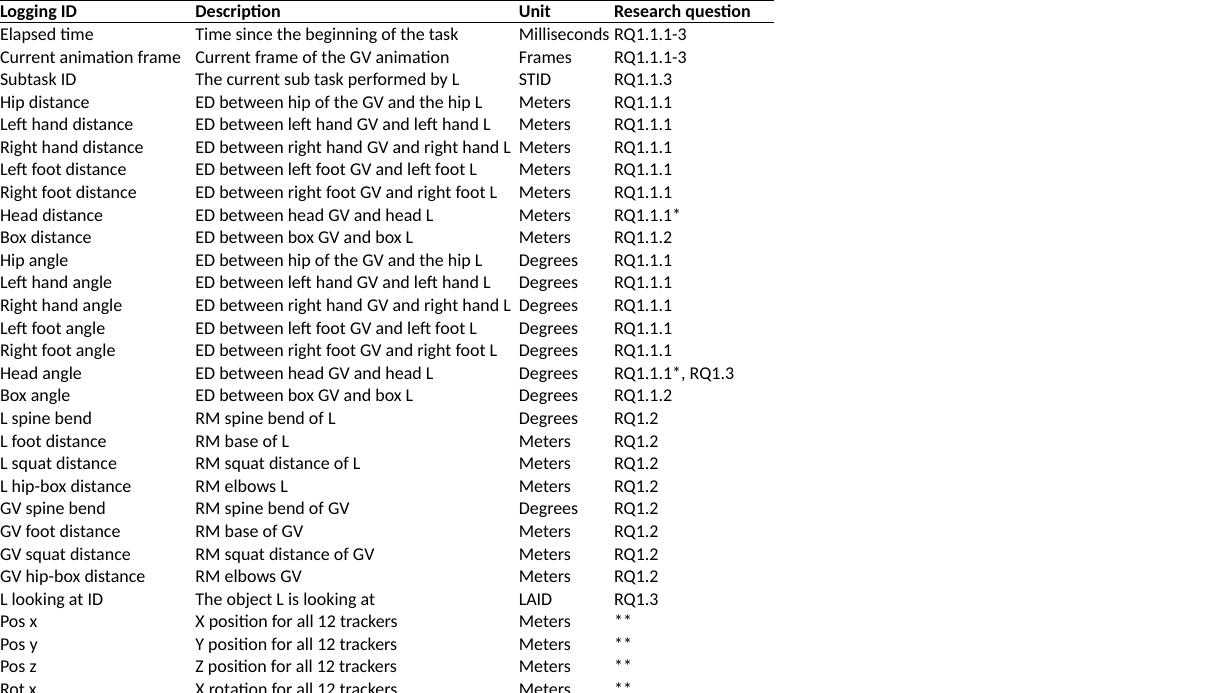
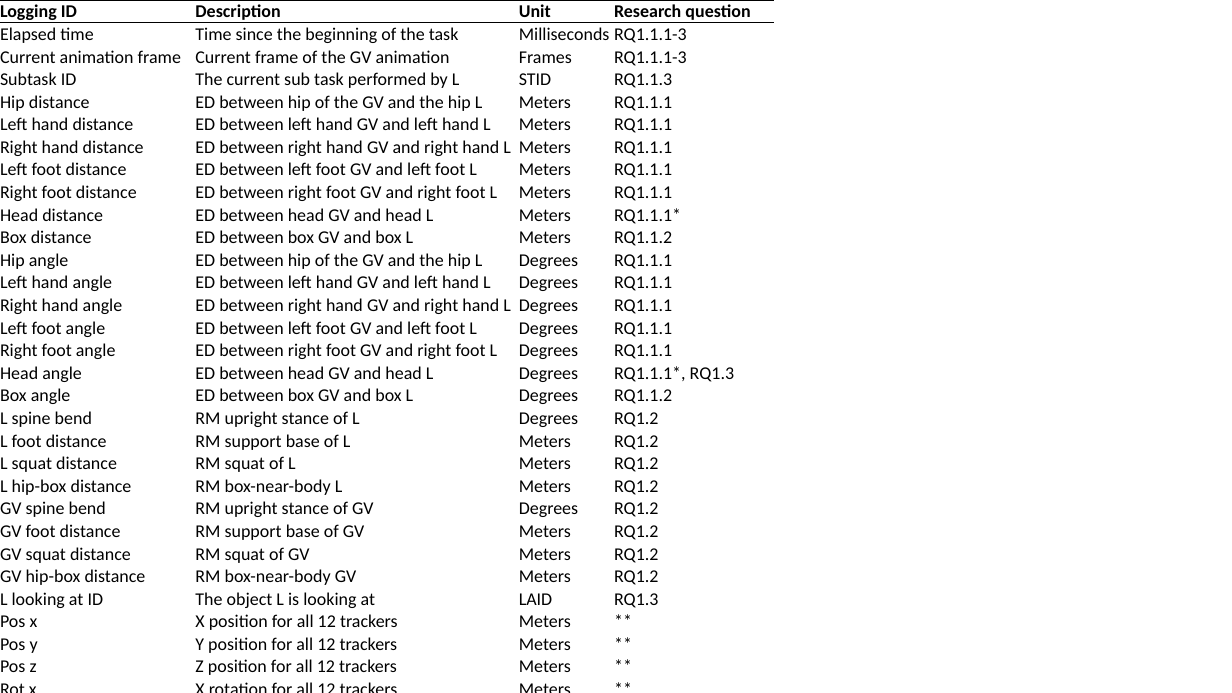
Before and after one commit to stefanfeyer/masters__thesis, a slide deck: slide 3 of figures/thesis_renderer.pptx. Drawn at 1232x693 pixels with LibreOffice and Linux fonts; fonts in the diff are those of the drawing. Boxes give left, top, right and bottom in pixels: in the first picture for what was removed or moved away, otherwise in the second. Text is boxed around its words. In the diff, an @@ line names an element or a change of style, - is before the commit and + after.

```diff
--- a/figures/thesis_renderer.pptx
+++ b/figures/thesis_renderer.pptx
@@ table at bbox=[0, 0, 774, 693] @@
-row 19, column 2: RM spine bend of L
+row 19, column 2: RM upright stance of L
-row 20, column 2: RM base of L
+row 20, column 2: RM support base of L
-row 21, column 2: RM squat distance of L
+row 21, column 2: RM squat of L
-row 22, column 2: RM elbows L
+row 22, column 2: RM box-near-body L
-row 23, column 2: RM spine bend of GV
+row 23, column 2: RM upright stance of GV
-row 24, column 2: RM base of GV
+row 24, column 2: RM support base of GV
-row 25, column 2: RM squat distance of GV
+row 25, column 2: RM squat of GV
-row 26, column 2: RM elbows GV
+row 26, column 2: RM box-near-body GV
```
Also in this commit, not shown: 3 other slides changed, 22 other files.
